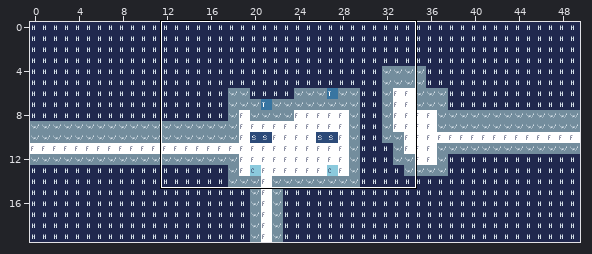
One commit to this Tiled map: assets/maps/petri/frost/test.tmx. The first picture is a wide view before the edit; the outline marks the close-up.
Close-up. As it was:
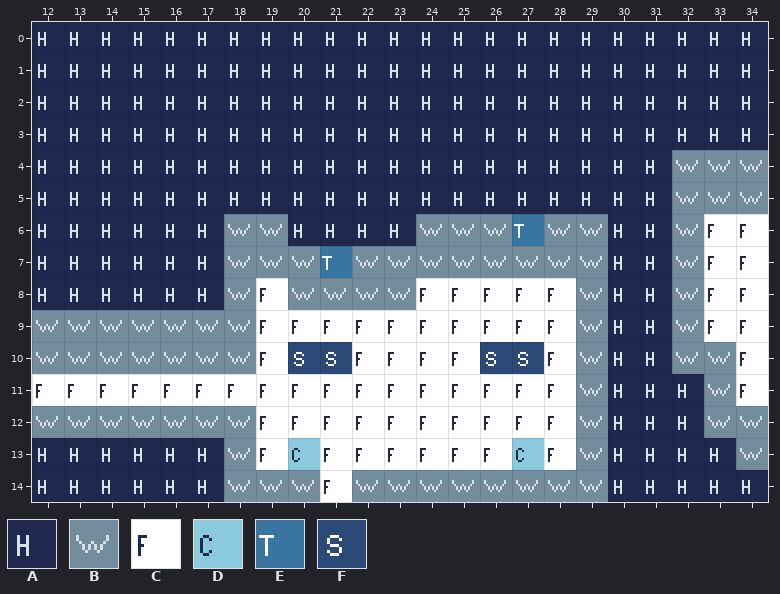
Cells are 16x16 px. Shown: x 12..34, y 0..14.
Key: from "FrostChill_tsx": A 96, B 97, C 100, D 103, E 104, F 105.
_ is an empty cell.
Layer "prototype" before, first column x 12:
 0 AAAAAAAAAAAAAAAAAAAAAAA
 1 AAAAAAAAAAAAAAAAAAAAAAA
 2 AAAAAAAAAAAAAAAAAAAAAAA
 3 AAAAAAAAAAAAAAAAAAAAAAA
 4 AAAAAAAAAAAAAAAAAAAABBB
 5 AAAAAAAAAAAAAAAAAAAABBB
 6 AAAAAABBAAAABBBEBBAABCC
 7 AAAAAABBBEBBBBBBBBAABCC
 8 AAAAAABCBBBBCCCCCBAABCC
 9 BBBBBBBCCCCCCCCCCBAABCC
10 BBBBBBBCFFCCCCFFCBAABBC
11 CCCCCCCCCCCCCCCCCBAAABC
12 BBBBBBBCCCCCCCCCCBAAABB
13 AAAAAABCDCCCCCCDCBAAAAB
14 AAAAAABBBCBBBBBBBBAAAAA
Now the later version:
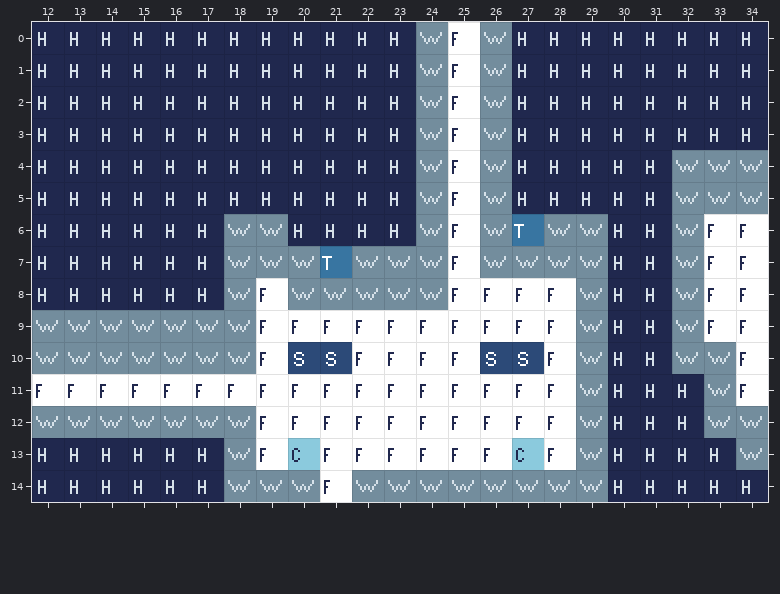
The exact change:
{"where": "layer \"prototype\""}
{"y":0,"x":24,"old":"AAA","new":"BCB"}
{"y":1,"x":24,"old":"AAA","new":"BCB"}
{"y":2,"x":24,"old":"AAA","new":"BCB"}
{"y":3,"x":24,"old":"AAA","new":"BCB"}
{"y":4,"x":24,"old":"AAA","new":"BCB"}
{"y":5,"x":24,"old":"AAA","new":"BCB"}
{"y":6,"x":25,"old":"B","new":"C"}
{"y":7,"x":25,"old":"B","new":"C"}
{"y":8,"x":24,"old":"C","new":"B"}
